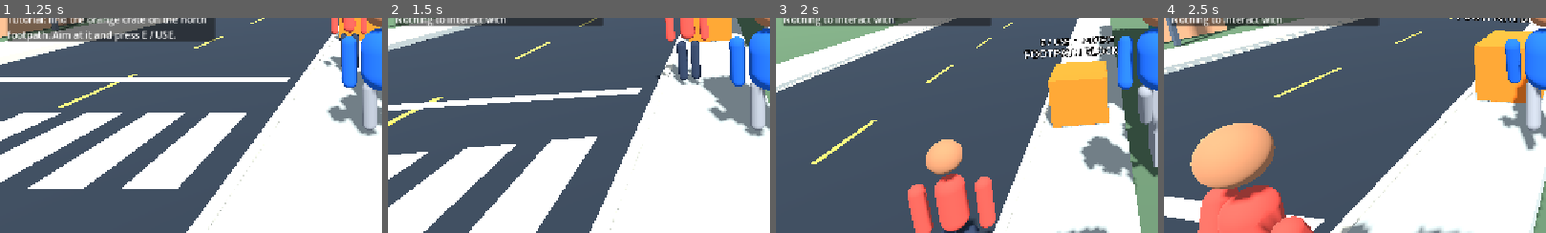
Above: before the commit, frames 1-4 (left to right).
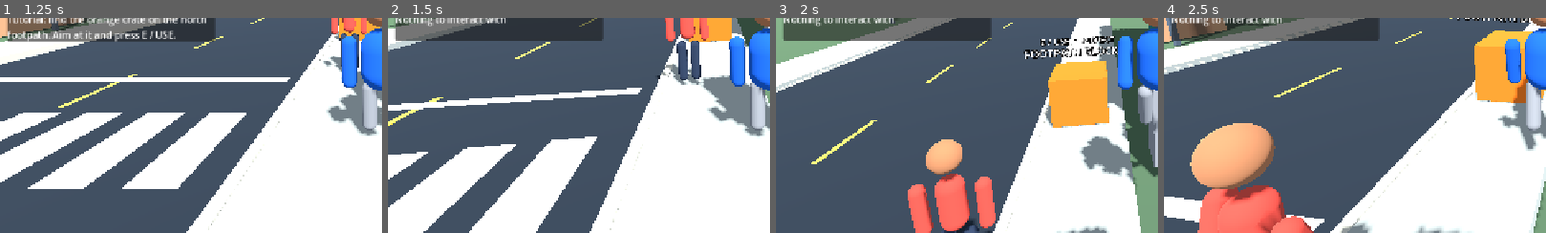
Above: after the commit, the same moments.

Repository: gauravprajapat-23/civic-chaos
Game: Godot game, scene res://scenes/core/menu.tscn
Same seed, same stepped clock (60 frames per second), same inputs: the game is played once before the commit and once after it.
Inputs (mouse positions are % of the whole screen's width and height, from its top left):
- Up to frame 1 (1.25 s): click "START STORY" at 0.5 s
- Up to frame 2 (1.5 s): tap E (interact) at 1.25 s; move the mouse to (55, 50) at 1.27 s; hold W (move_forward) from 1.28 s (still down); hold E (interact) from 1.28 s (still down)
- Up to frame 3 (2 s): keep holding W (move_forward); keep holding E (interact); tap Space (jump) at 1.52 s
- Up to frame 4 (2.5 s): keep holding W (move_forward); move the mouse to (45, 50) at 2.02 s; release E (interact) at 2.03 s; tap Shift (sprint) at 2.1 s; tap Space (jump) at 2.27 s
The pictures show only the part of the screen within x 0-50%, y 48-98%; the shares and areas given below are measured in that part.

Frame 1 is identical in both runs. In frame 2, 3.9% of the frame differs, in the area x 1-57%, y 3-11%; in frame 3, 3.9%; in frame 4, 3.9%.

Commit message:
fix(ux-02): bound live civic HUD geometry within narrow viewports [skip ci]

Diff:
--- a/scripts/ui/civic_status_hud.gd
+++ b/scripts/ui/civic_status_hud.gd
@@ -14,10 +14,10 @@
 func _ready() -> void:
     mouse_filter = Control.MOUSE_FILTER_IGNORE
     set_anchors_preset(Control.PRESET_TOP_LEFT)
-    offset_left = 12.0
-    offset_top = 120.0
-    offset_right = 360.0
-    offset_bottom = 320.0
+    # Prevent the HUD from extending off-screen on narrow portrait devices.
+    # This changes presentation only, never the civic metrics data source.
+    get_viewport().size_changed.connect(_fit)
+    _fit()
     var panel := PanelContainer.new()
     panel.mouse_filter = Control.MOUSE_FILTER_IGNORE
     add_child(panel)
@@ -32,6 +32,26 @@
     roam_label = _line(content)
     feedback_label = _line(content)
     render_state({})
+
+## UX-02: pure geometry helper makes small-display behavior testable.
+static func layout_for(viewport: Vector2) -> Rect2:
+    if not viewport.is_finite() or viewport.x <= 0.0 or viewport.y <= 0.0:
+        return Rect2()
+    var left: float = 8.0 if viewport.x < 600.0 else 12.0
+    var top: float = 80.0 if viewport.y < 560.0 else 120.0
+    var available_width: float = maxf(0.0, viewport.x - left * 2.0)
+    var width: float = minf(348.0, available_width)
+    var height: float = minf(260.0, maxf(0.0, viewport.y - top - 8.0))
+    return Rect2(Vector2(left, top), Vector2(width, height))
+
+func _fit() -> void:
+    var bounds: Rect2 = layout_for(get_viewport().get_visible_rect().size)
+    if bounds.size.x <= 0.0 or bounds.size.y <= 0.0:
+        return
+    offset_left = bounds.position.x
+    offset_top = bounds.position.y
+    offset_right = bounds.end.x
+    offset_bottom = bounds.end.y
 
 func _line(parent: VBoxContainer) -> Label:
     var label := Label.new()
